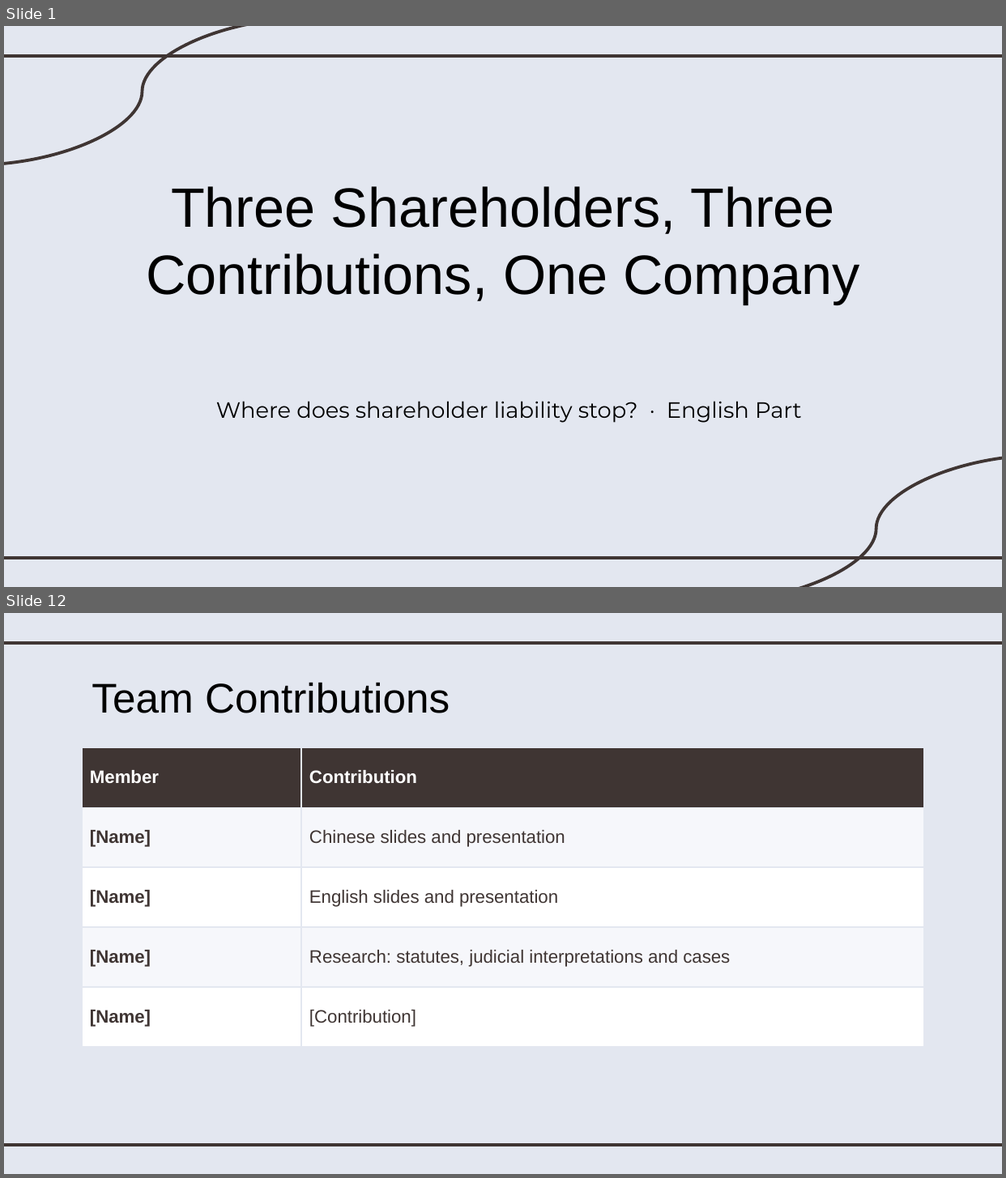
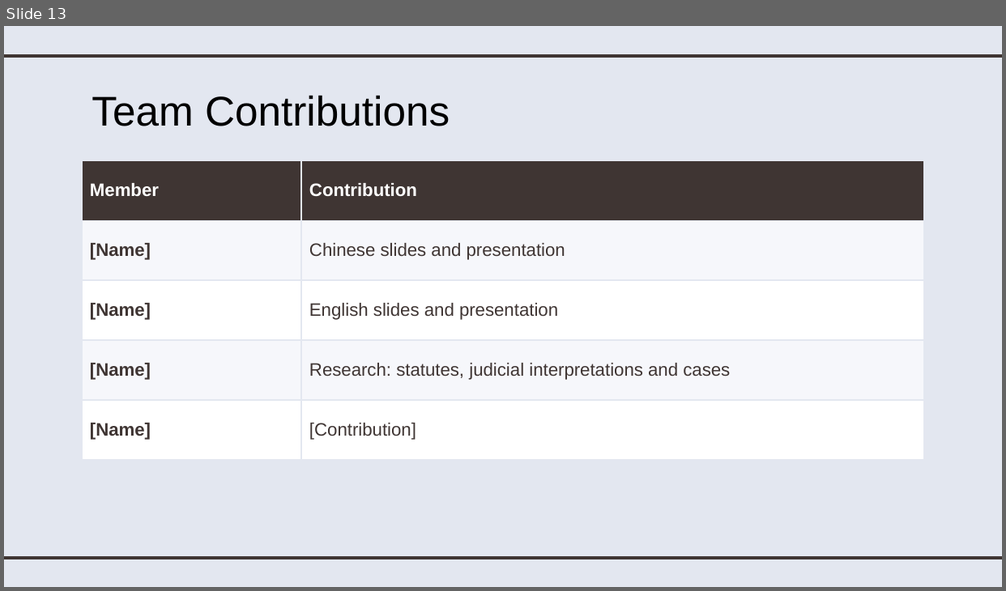
Before and after one commit to joycelynqxq-lab/my-project, a slide deck: 英文部分_English_Part.pptx. Shown one above the other, each under a label of ours: slides 1 and 12 before the commit, slide 13 after it; the slides between them are not shown. The pictures are 1006x1178 and 1006x591 pixels, drawn with LibreOffice and Linux fonts; fonts in the diff are those of the drawing. Boxes give left, top, right and bottom in pixels: in the first picture for what was removed or moved away, otherwise in the second. Text is boxed around its words. In the diff, an @@ line names an element or a change of style, - is before the commit and + after.

```diff
--- a/英文部分_English_Part.pptx
+++ b/英文部分_English_Part.pptx
@@ slide 1 removed at bbox=[4, 26, 1002, 587], background #E3E7F0; not listed: 2 template elements that a slide beside it also shows @@
@@ curved line removed from (309, 26) to (4, 165) @@
@@ title removed at bbox=[146, 186, 860, 304] @@
-Three Shareholders, Three Contributions, One Company
@@ subtitle removed at bbox=[216, 401, 802, 423] @@
-Where does shareholder liability stop? · English Part
@@ curved line removed from (1002, 455) to (710, 587) @@
@@ what was slide 12 is now slide 13 @@
```
Also in this commit, not shown: 3 slides changed, 10 slides added, 8 other slides removed, 1 other file.
